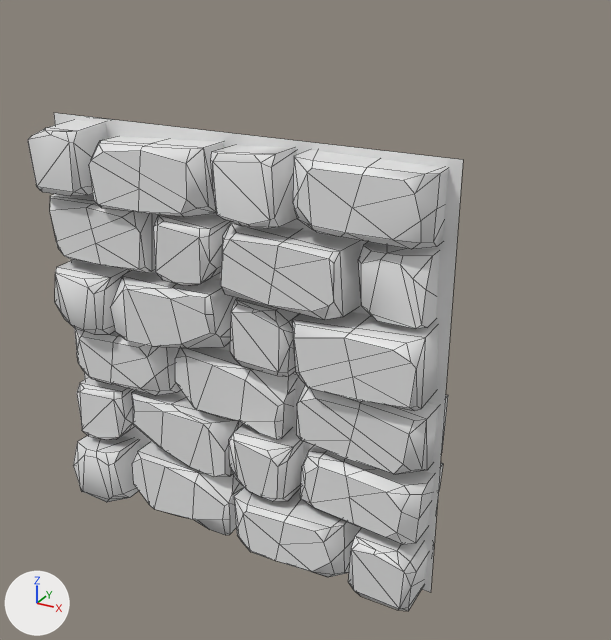
An edit to the FBX model 3D/Exported/High-Poly-Soft-Block.fbx, drawn before and after from the same camera.
Camera for both pictures: a 50 mm camera at (0.987, -1.48, 1.353) aimed at (-0.027, 0.363, 0.431). The lights are fixed; the arrows at lower left show +X, +Y and +Z. The older version comes first. Mesh edges are drawn as thin lines. Where no turn or scale is listed for an object, it has been applied to the vertices.
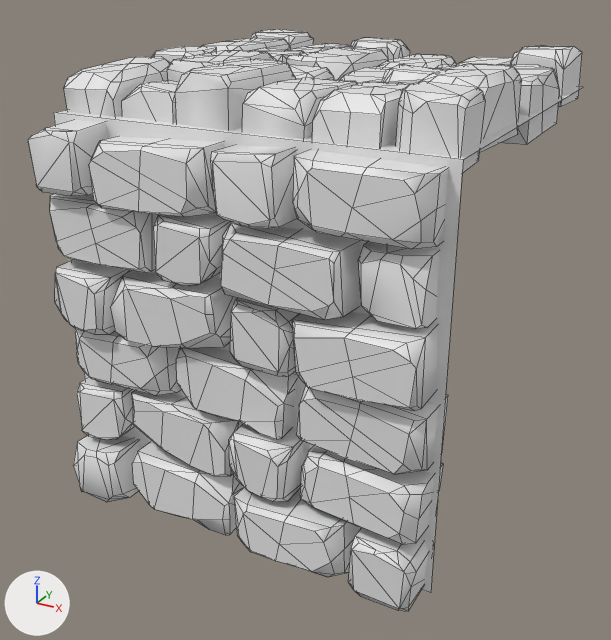
The change, as a diff of the scene's bpy script:
```diff
--- a/3D/Exported/High-Poly-Soft-Block.fbx.py
+++ b/3D/Exported/High-Poly-Soft-Block.fbx.py
@@ me_cube_001 @@
+me_cube_001.from_pydata(...)  # 697 vertices, 726 faces; spans x -0.493..0.497, y -0.491..0.492, z 0.418..0.617
@@ me_cube_008 @@
+me_cube_008.from_pydata([(0.5, -0.5, 0.5), (0.5, 0.5, 0.5), (-0.5, -0.5, 0.5), (-0.5, 0.5, 0.5)], [], [(0, 1, 3, 2)])
@@ ob_plane_004 @@
+ob_plane_004 = bpy.data.objects.new('Plane.004', me_cube_001)
+ob_plane_004.location = (0.0, 0.5, 0.5)
@@ ob_1 @@
+ob_1 = bpy.data.objects.new('1', me_cube_008)
+ob_1.location = (0.0, 0.5, 0.5)
```

What differs and where, as boxes (x1, y1, x2, y2) in the pictures (611 x 640 px):
'Plane.004', added
    after: (64, 29, 582, 173)
'1', added
    after: (55, 87, 583, 160)
